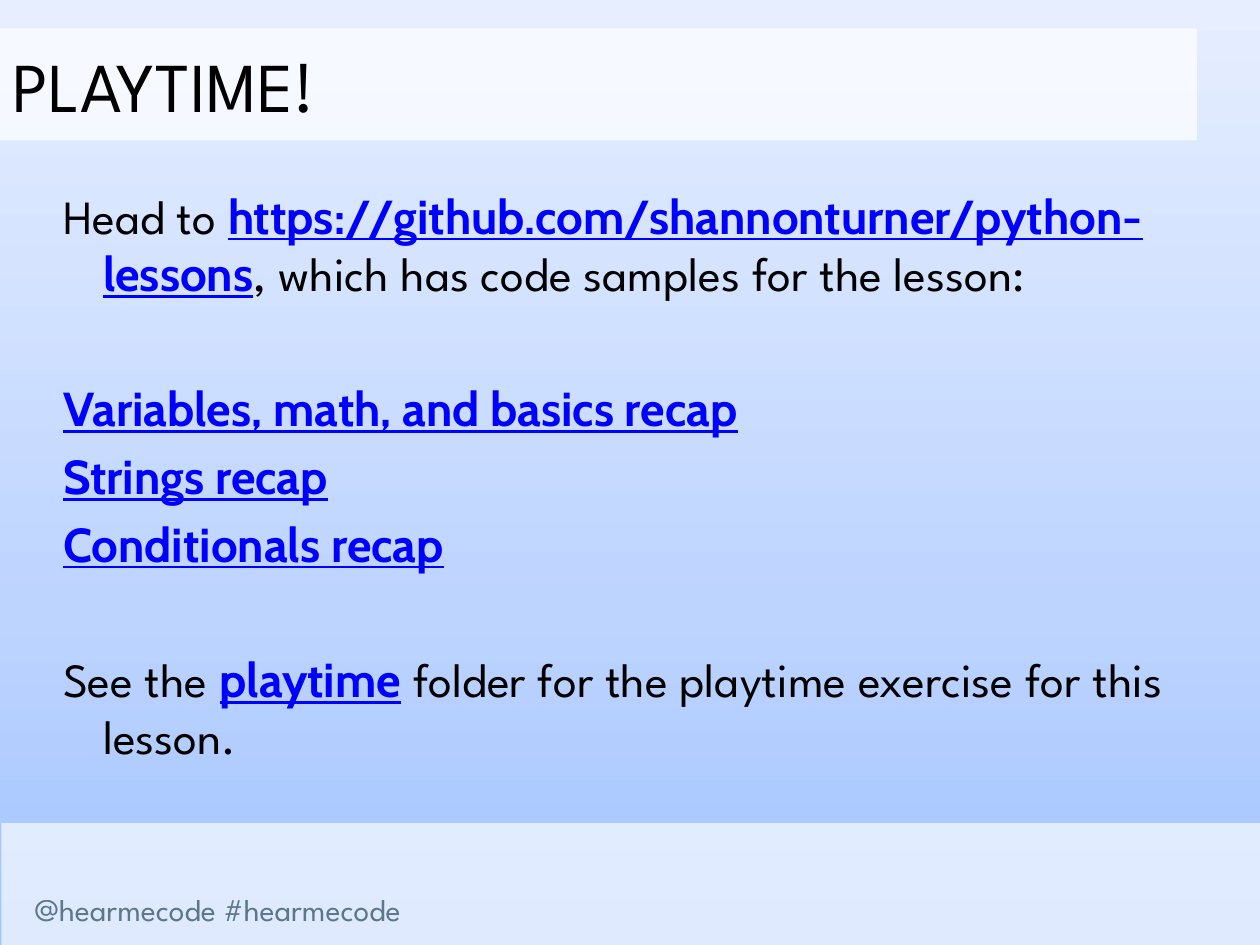
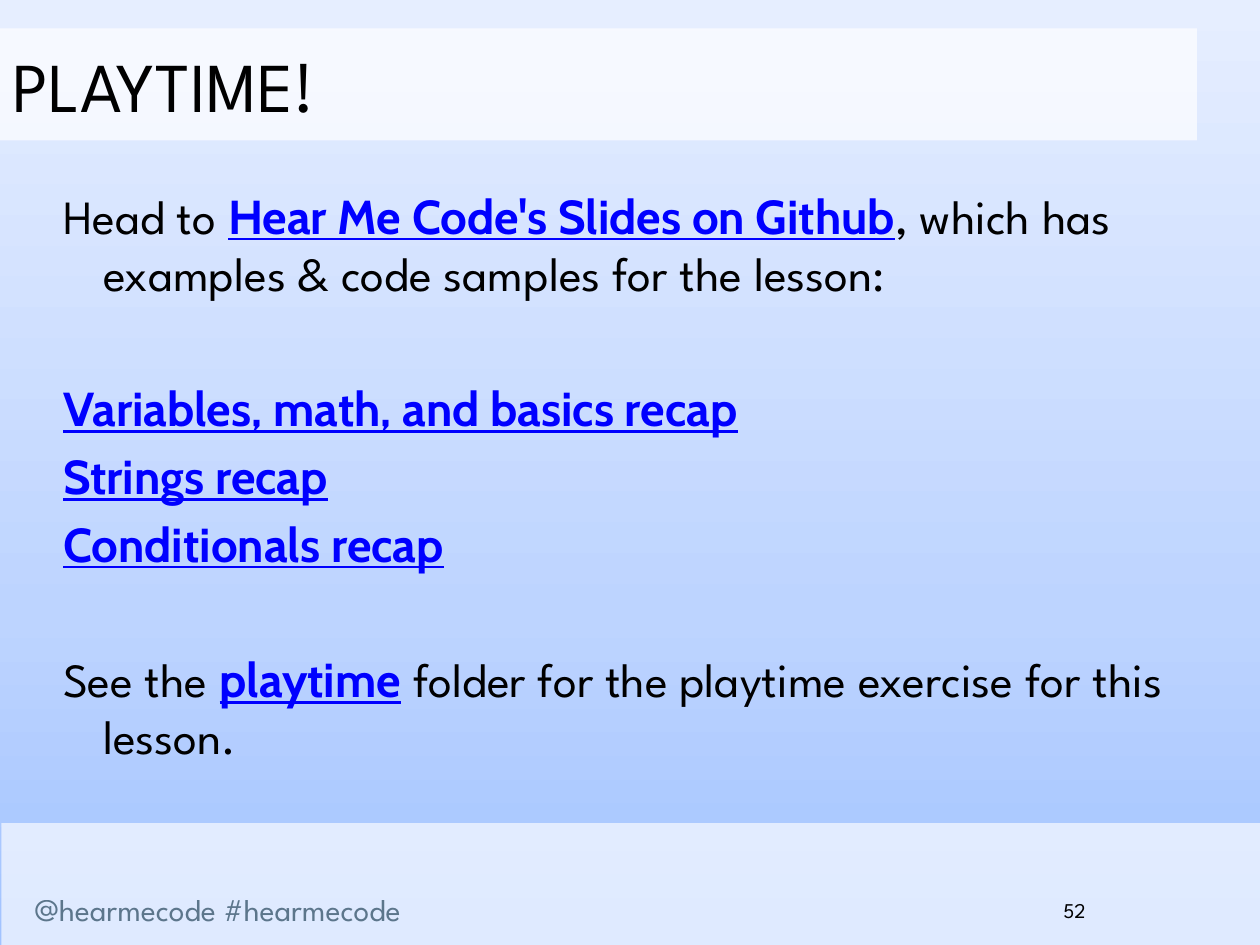
Before and after one commit to hearmecode/slides, a slide deck: slide 52 of Lesson 1/Hear Me Code - Strings and Conditionals.pptx (slide 49 before the commit). Drawn at 1260x945 pixels with LibreOffice and Linux fonts; fonts in the diff are those of the drawing; background and template pictures are left out. Boxes give left, top, right and bottom in pixels: in the first picture for what was removed or moved away, otherwise in the second. Text is boxed around its words. In the diff, an @@ line names an element or a change of style, - is before the commit and + after.

Commit message:
Major revamp of Lesson 1 slides

```diff
--- a/Lesson 1/Hear Me Code - Strings and Conditionals.pptx
+++ b/Lesson 1/Hear Me Code - Strings and Conditionals.pptx
@@ text at (x1=63, y1=198, x2=1110, y2=301): text changed; font Cabin to League Spartan; text colour #0000FF to #000000; bold off @@
-Head to https://github.com/shannonturner/python-lessons, which has code samples for the lesson:
+Head to Hear Me Code's Slides on Github, which has examples & code samples for the lesson:
@@ page number added at (x1=1063, y1=904, x2=1085, y2=919), 12 pt, text #000000 @@
+52
```
Also in this commit, not shown: 45 other slides changed, 6 slides added, 3 slides removed, 2 other files.
